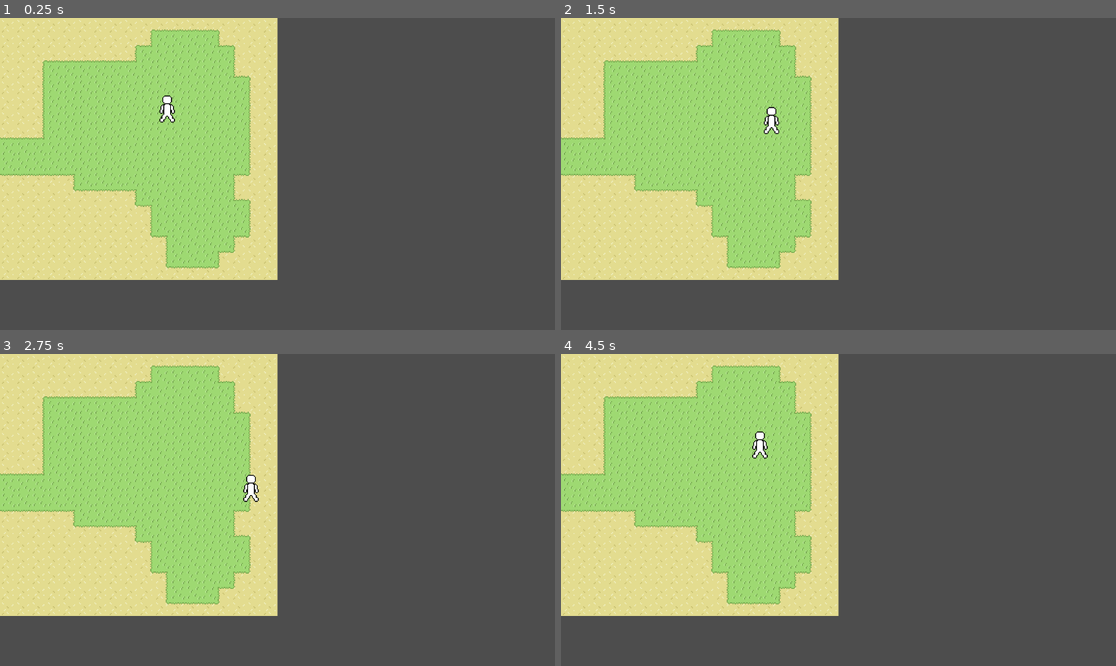
Above: before the commit, frames 1-4 (two rows, left to right).
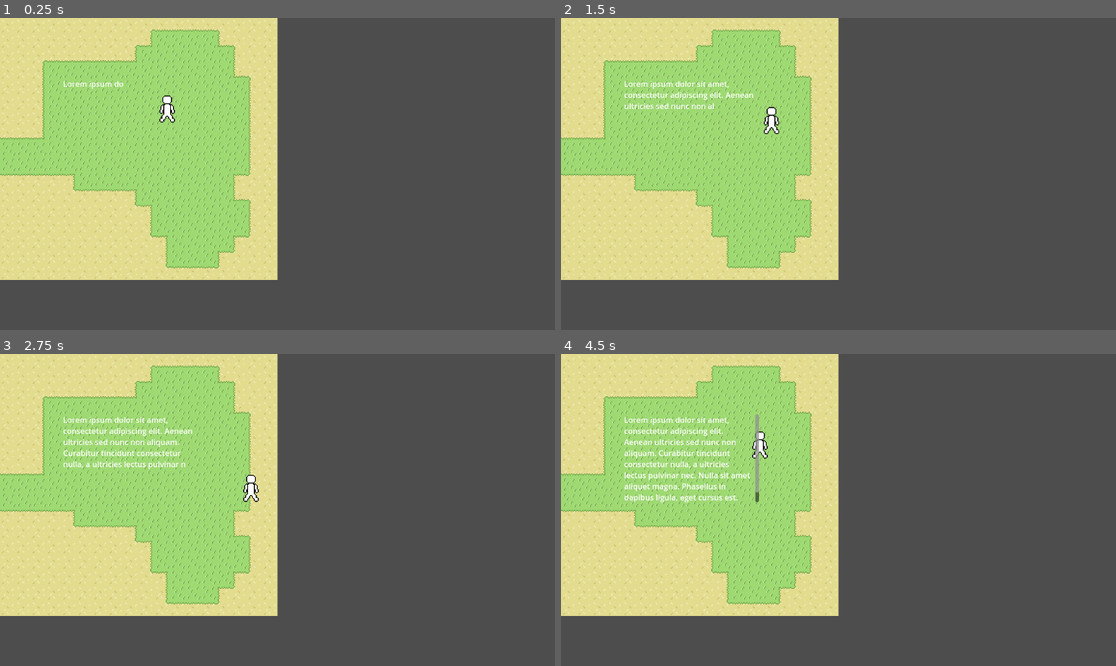
Above: after the commit, the same moments.

Repository: minimar/survivalgamething
Game: Godot game, scene res://Scenes/overworld.tscn
The game is run twice, just before and just after one commit, with the same random seed, the same clock (stepped at 60 frames per second) and the same inputs.
Inputs:
- Up to frame 1 (0.25 s): no input
- Up to frame 2 (1.5 s): tap Enter at 0.5 s; hold Right (ui_right) 0.53-1.28 s; hold Down (ui_down) from 1.28 s (still down)
- Up to frame 3 (2.75 s): release Down (ui_down) at 2.03 s; hold Right (ui_right) from 2.03 s (still down)
- Up to frame 4 (4.5 s): release Right (ui_right) at 2.78 s; hold Up (ui_up) 2.78-3.53 s; hold Left (ui_left) from 3.53 s (still down)

The runs differ from the first frame. In frame 1, less than 0.1% of the frame differs, in the area x 11-23%, y 20-23%; in frame 2, 0.5%; in frame 3, 0.9%; in frame 4, 1.7%, in the area x 11-36%, y 19-48%.

Commit message:
Merge Fix

Diff:
--- a/Scenes/overworld.tscn
+++ b/Scenes/overworld.tscn
@@ -1,8 +1,9 @@
-[gd_scene load_steps=9 format=3 uid="uid://pdvg5i74c58p"]
+[gd_scene load_steps=10 format=3 uid="uid://pdvg5i74c58p"]
 
 [ext_resource type="Texture2D" uid="uid://dlk503n14kgo1" path="res://Assets/Sprites/worldSpriteSheet.png" id="1_elug6"]
 [ext_resource type="Texture2D" uid="uid://cb7mcesitkwdl" path="res://Assets/Sprites/playerTemp.png" id="2_j2q2m"]
 [ext_resource type="Script" path="res://Scripts/Player.gd" id="3_ce862"]
+[ext_resource type="Script" path="res://Scripts/dialogue.gd" id="4_twgmq"]
 
 [sub_resource type="TileSetAtlasSource" id="TileSetAtlasSource_jw1s1"]
 texture = ExtResource("1_elug6")
@@ -69,3 +70,14 @@
 [node name="Collision" type="CollisionShape2D" parent="Player"]
 position = Vector2(0, 8)
 shape = SubResource("RectangleShape2D_1bo3f")
+
+[node name="UI" type="CanvasLayer" parent="."]
+
+[node name="Dialogue Handler" type="Node" parent="UI"]
+script = ExtResource("4_twgmq")
+
+[node name="Dialogue Box" type="RichTextLabel" parent="UI/Dialogue Handler"]
+offset_left = 131.0
+offset_top = 125.0
+offset_right = 411.0
+offset_bottom = 308.0
